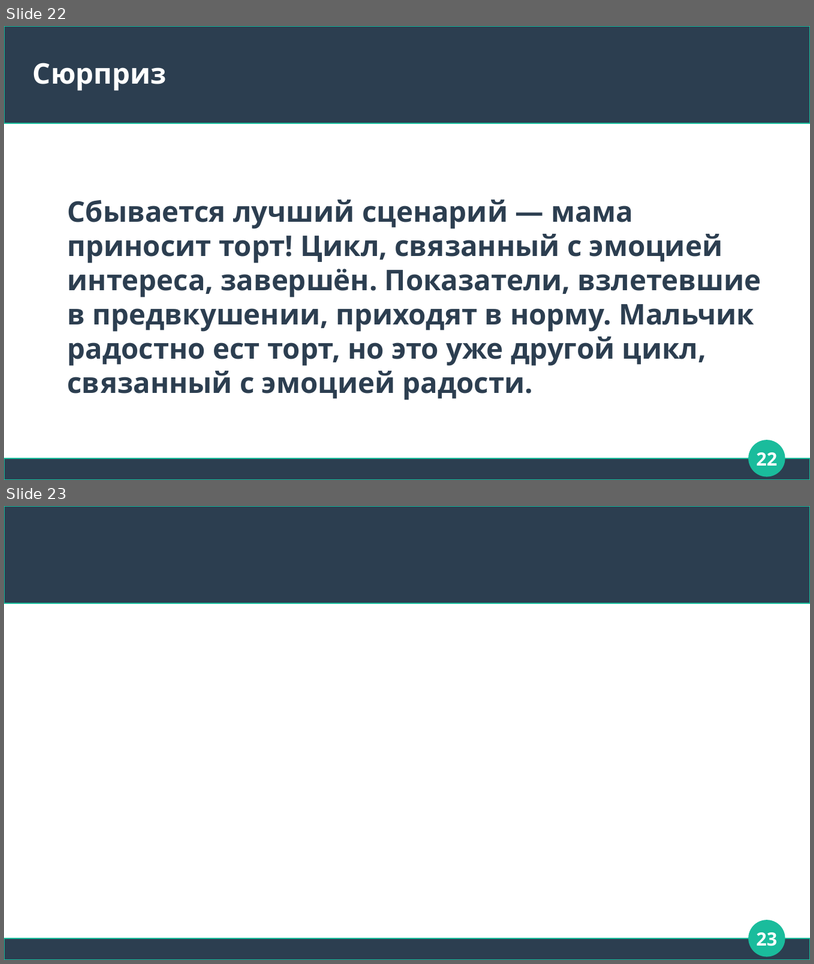
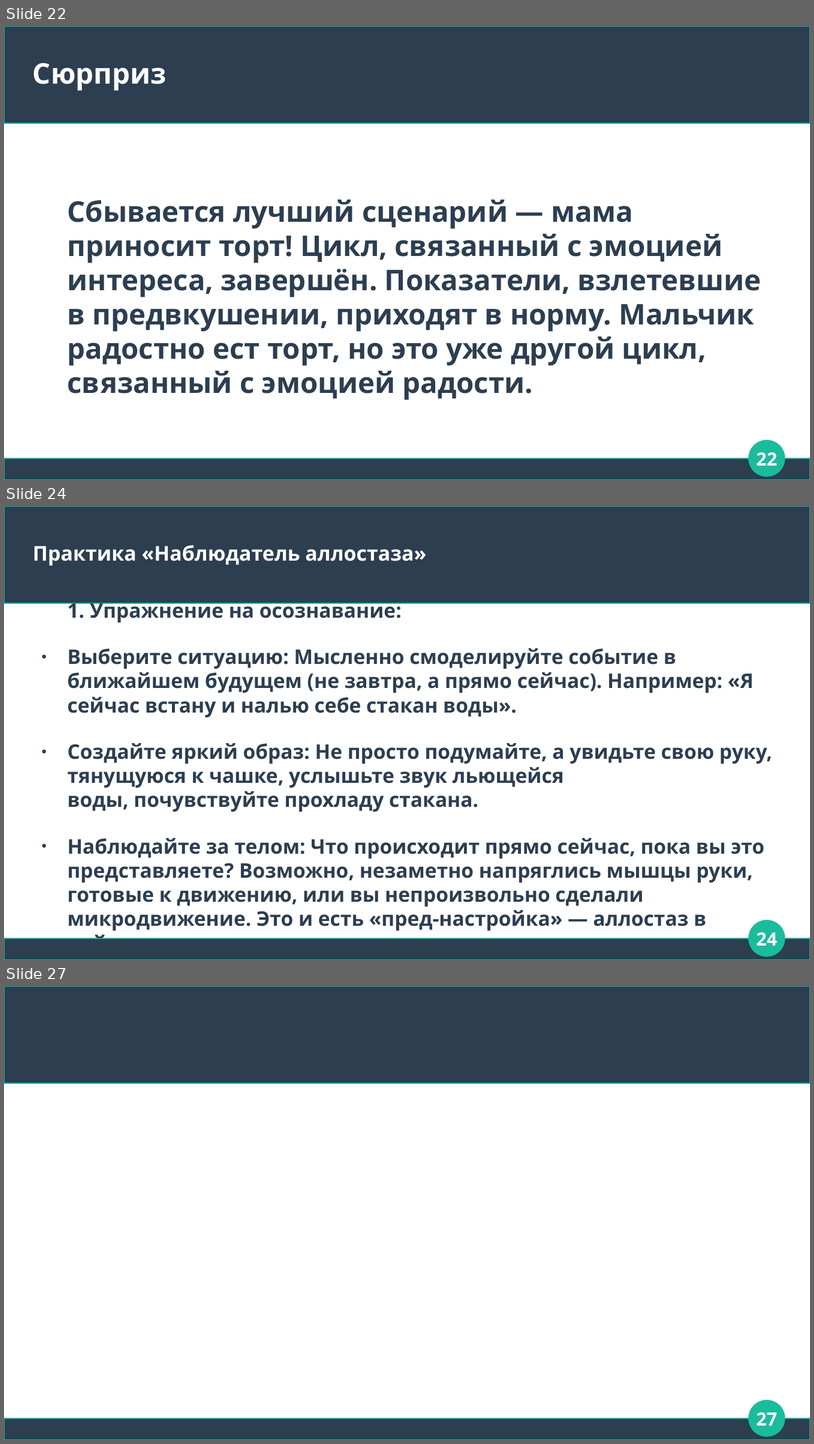
Before and after one commit to Chularev/articles, a slide deck: Psychology/4. аллостаз.odp. Shown one above the other, each under a label of ours: slides 22 and 23 before the commit, slides 22, 24 and 27 after it; the slides between them are not shown. The pictures are 814x964 and 814x1444 pixels, drawn with LibreOffice and Linux fonts; fonts in the diff are those of the drawing. Boxes give left, top, right and bottom in pixels: in the first picture for what was removed or moved away, otherwise in the second. Text is boxed around its words. In the diff, an @@ line names an element or a change of style, - is before the commit and + after.

```diff
--- a/Psychology/4. аллостаз.odp
+++ b/Psychology/4. аллостаз.odp
@@ slide 24 added at (4,506,810,960), background #FFFFFF; not listed: 3 template elements that a slide beside it also shows @@
@@ title added at (33,545,426,565), 20 pt, text #FFFFFF, bold @@
+Практика «Наблюдатель аллостаза»
@@ text added at (68,648,773,930), 19.8 pt, text #2C3E50, bold @@
+1. Упражнение на осознавание:
+● Выберите ситуацию: Мысленно смоделируйте событие в ближайшем будущем (не завтра, а прямо сейчас). Например: «Я сейчас встану и налью себе стакан воды».
+● Создайте яркий образ: Не просто подумайте, а увидьте свою руку, тянущуюся к чашке, услышьте звук льющейся воды, почувствуйте прохладу стакана.
+● Наблюдайте за телом: Что происходит прямо сейчас, пока вы это представляете? Возможно, незаметно напряглись мышцы руки, готовые к движению, или вы непроизвольно сделали микродвижение. Это и есть «пред-настройка» — аллостаз в действии.
@@ page number added at (756,932,777,945), 18 pt, text #FFFFFF, bold @@
+24
@@ what was slide 23 is now slide 27 @@
@@ page number at (756,1412,777,1425): text changed @@
-23
+27
```
Also in this commit, not shown: 3 other slides added.
